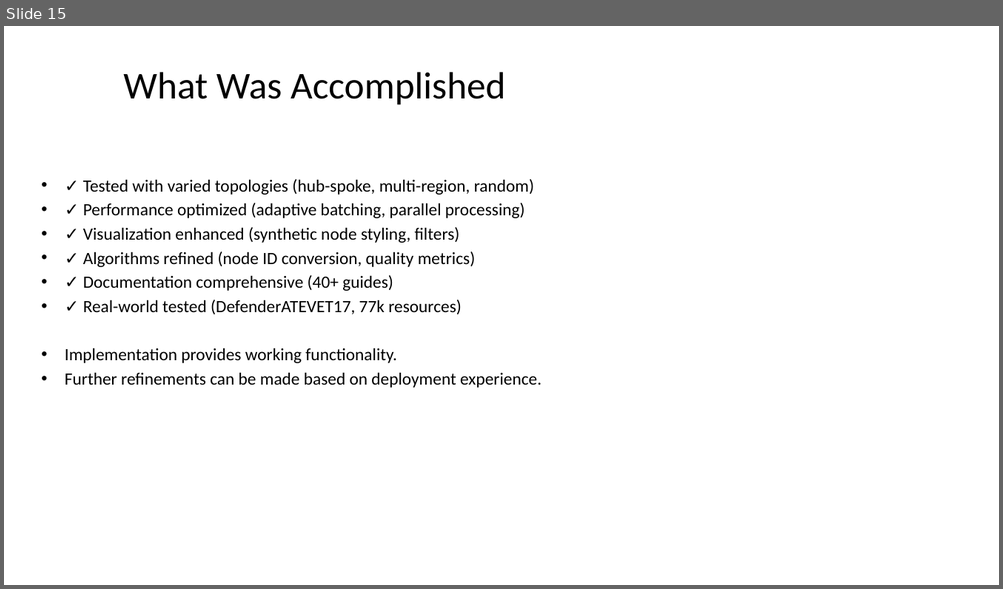
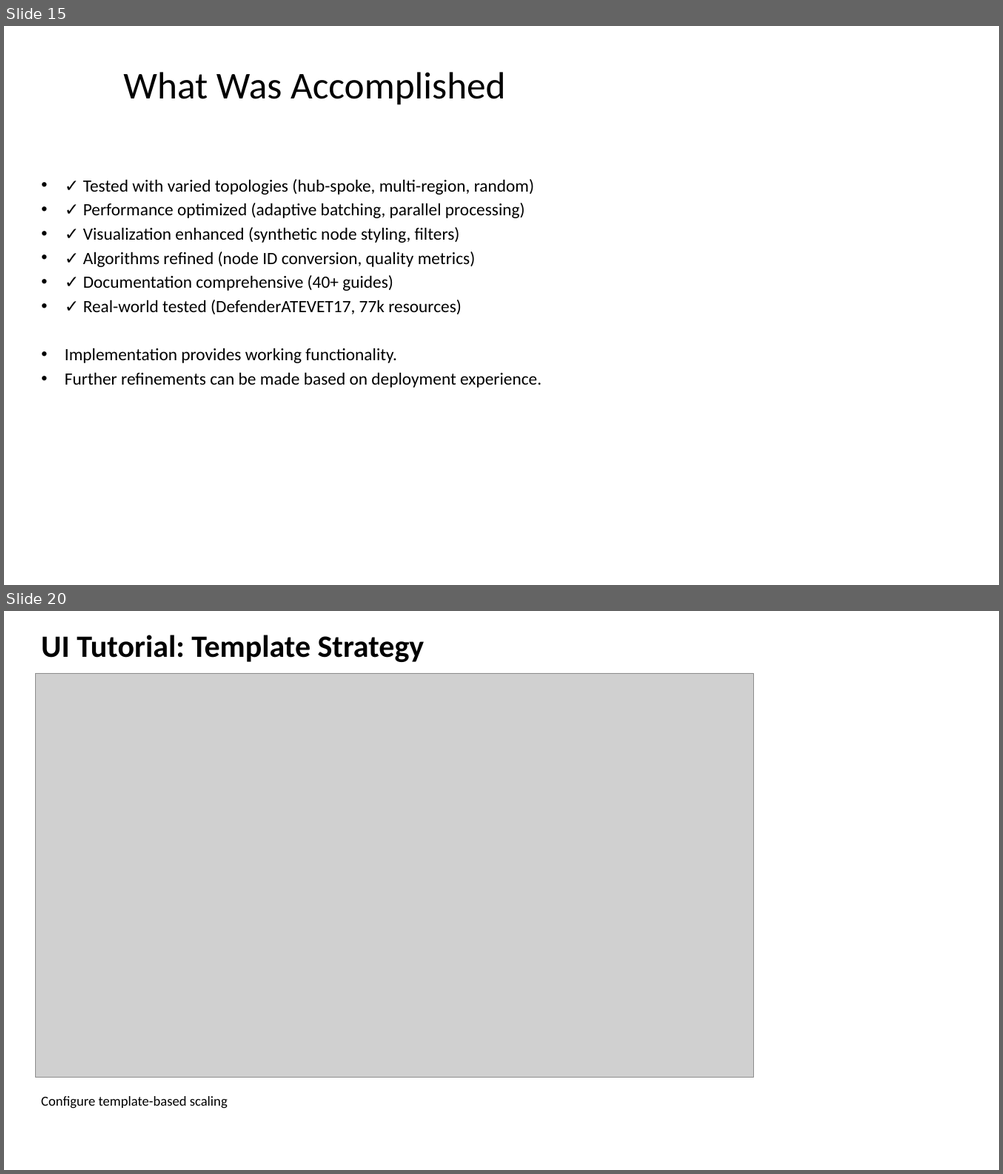
Before and after one commit to rysweet/azure-tenant-grapher, a slide deck: Scale_Operations_Implementation.pptx. Shown one above the other, each under a label of ours: slide 15 before the commit, slides 15 and 20 after it; the slides between them are not shown. The pictures are 1003x589 and 1003x1174 pixels, drawn with LibreOffice and Linux fonts; fonts in the diff are those of the drawing; grey boxes stand for pictures. Boxes give left, top, right and bottom in pixels: in the first picture for what was removed or moved away, otherwise in the second. Text is boxed around its words. In the diff, an @@ line names an element or a change of style, - is before the commit and + after.

```diff
--- a/Scale_Operations_Implementation.pptx
+++ b/Scale_Operations_Implementation.pptx
@@ slide 20 added at <box>4,611,999,1170</box>, background #FFFFFF @@
@@ text added at <box>41,635,424,662</box>, 36 pt, text #000000, bold @@
+UI Tutorial: Template Strategy
@@ picture added at <box>35,673,754,1077</box> @@
@@ text added at <box>41,1096,227,1109</box>, 16 pt, text #000000 @@
+Configure template-based scaling
```
Also in this commit, not shown: 10 other slides added.
